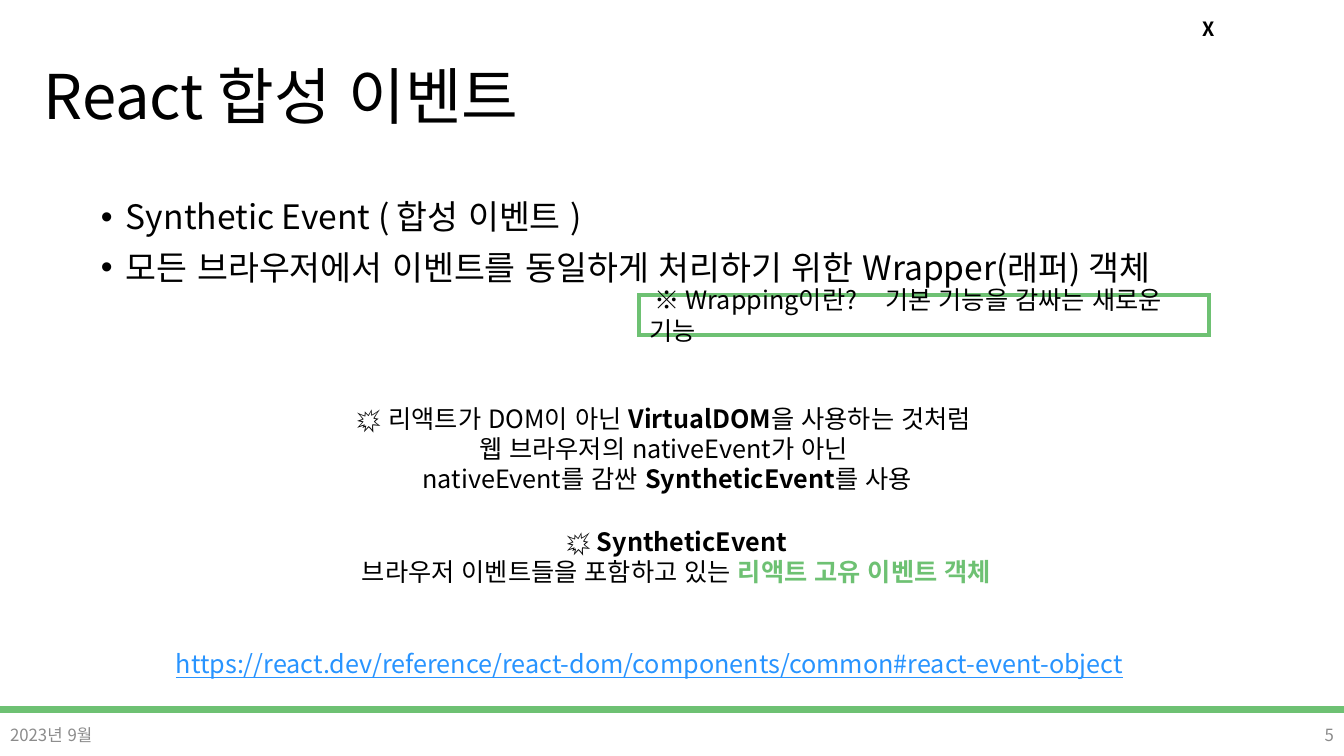
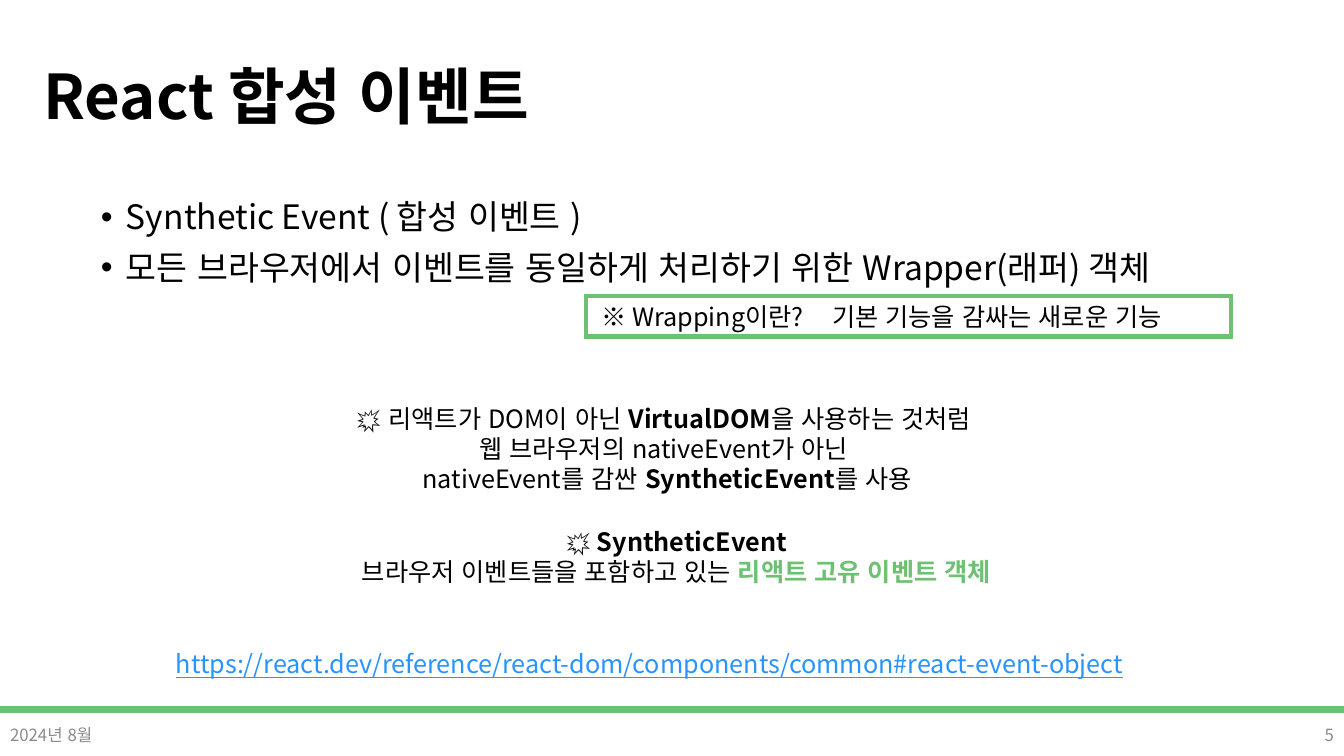
Before and after one commit to DevDamon0527/SeSAC_Yeongdeungpo_Campus_6th, a slide deck: slide 5 of material/[SeSAC_YDP_6] 25_React_Event_handling.pptx. Drawn at 1344x756 pixels with LibreOffice and Linux fonts; fonts in the diff are those of the drawing; background and template pictures are left out. Boxes give left, top, right and bottom in pixels: in the first picture for what was removed or moved away, otherwise in the second. Text is boxed around its words. In the diff, an @@ line names an element or a change of style, - is before the commit and + after.

Commit message:
react 수업준비 (ppt 수정)

```diff
--- a/material/[SeSAC_YDP_6] 25_React_Event_handling.pptx
+++ b/material/[SeSAC_YDP_6] 25_React_Event_handling.pptx
@@ title "React 합성 이벤트" at (44,67,529,125): bold on @@
@@ text removed at (1202,21,1214,36) @@
-X
@@ rectangle "※ Wrapping이란? 기본 기능을 감싸는 ...": place and size @@
-rectangle "※ Wrapping이란? 기본 기능을 감싸는 ..." at (639,294,1209,335)
+rectangle "※ Wrapping이란? 기본 기능을 감싸는 ..." at (586,295,1231,336)
@@ text at (10,727,93,742): text changed @@
-2023년 9월
+2024년 8월
```
Also in this commit, not shown: 10 other slides changed, 2 slides removed, 4 other files.
